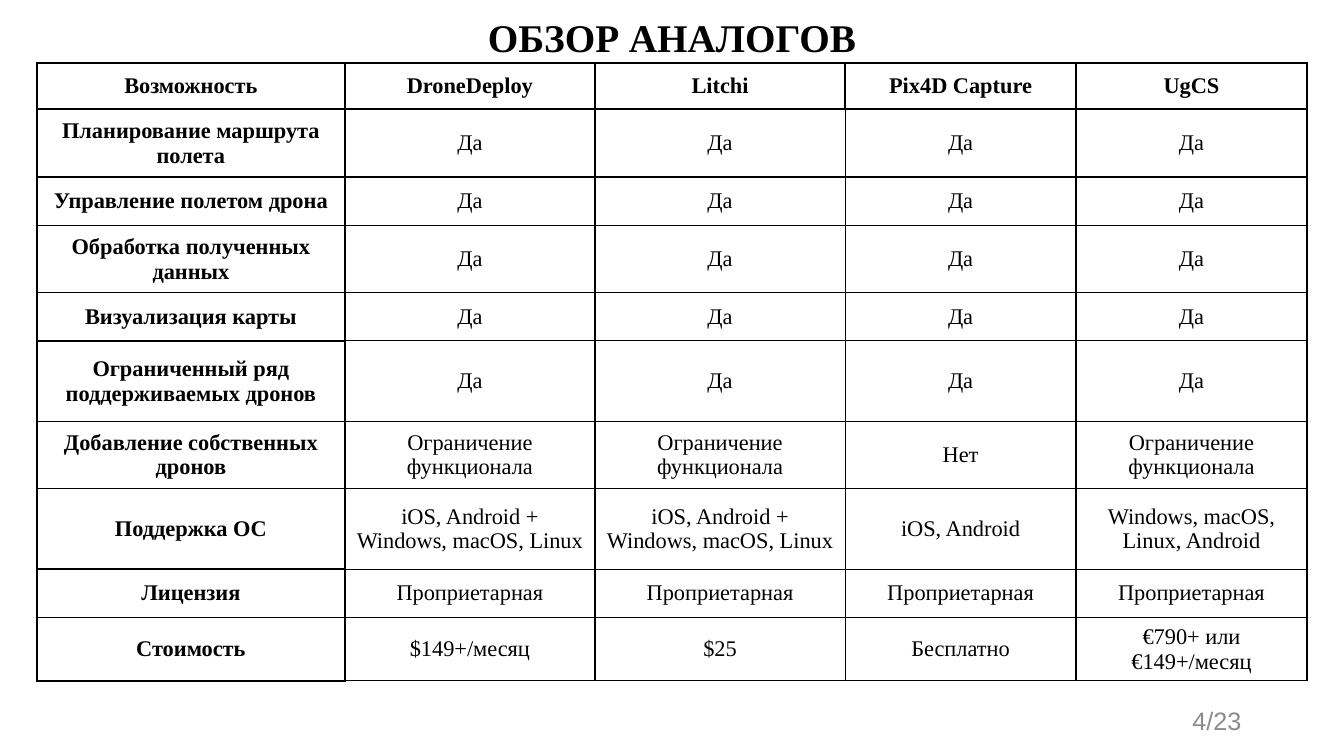
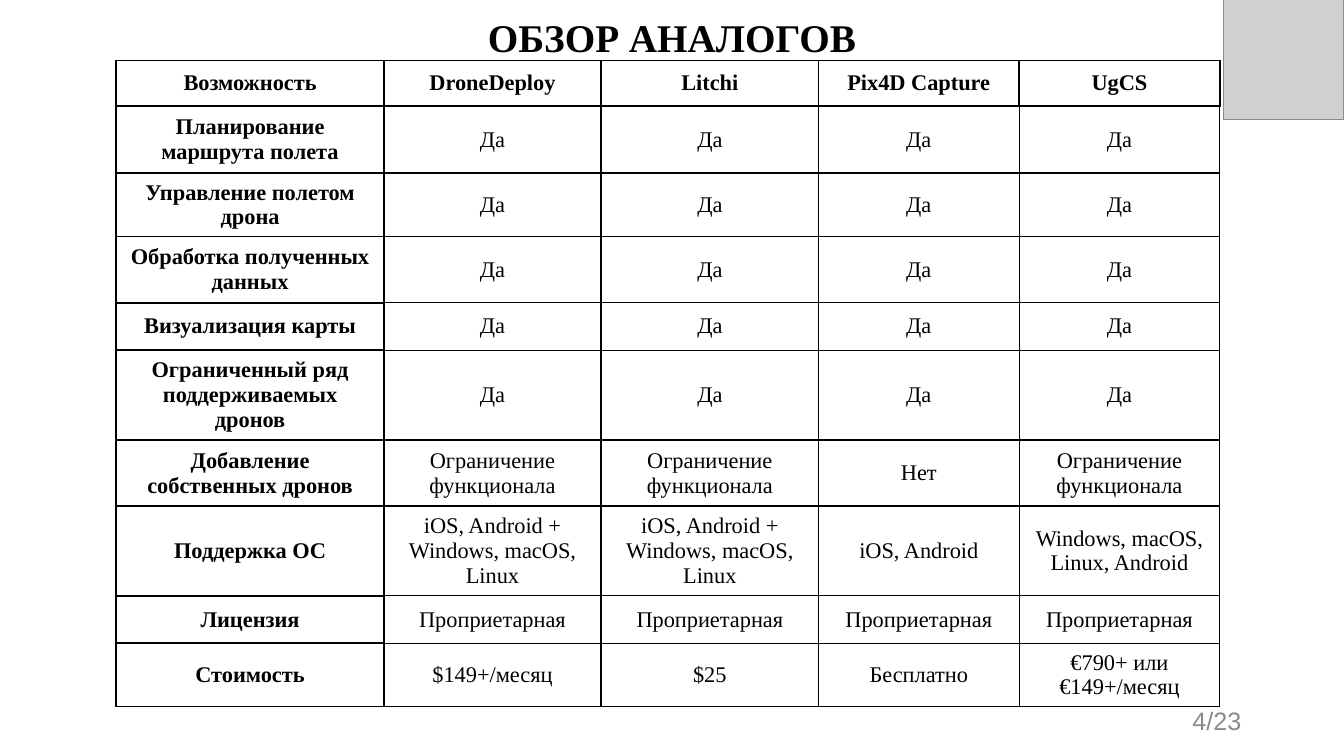
Before and after one commit to evgenkot/uav-route-calculation, a slide deck: slide 4 of doc/GQW/Raschupkin_EV_UAV_Route_Planning.pptx. Drawn at 1344x756 pixels with LibreOffice and Linux fonts; fonts in the diff are those of the drawing; grey boxes stand for pictures. Boxes give left, top, right and bottom in pixels: in the first picture for what was removed or moved away, otherwise in the second. Text is boxed around its words. In the diff, an @@ line names an element or a change of style, - is before the commit and + after.

```diff
--- a/doc/GQW/Raschupkin_EV_UAV_Route_Planning.pptx
+++ b/doc/GQW/Raschupkin_EV_UAV_Route_Planning.pptx
@@ picture added at bbox=[1224, 0, 1344, 120] @@
@@ table: place and size @@
-table at bbox=[37, 63, 1307, 682]
+table at bbox=[116, 60, 1220, 710]
```
Also in this commit, not shown: 22 other slides changed.
